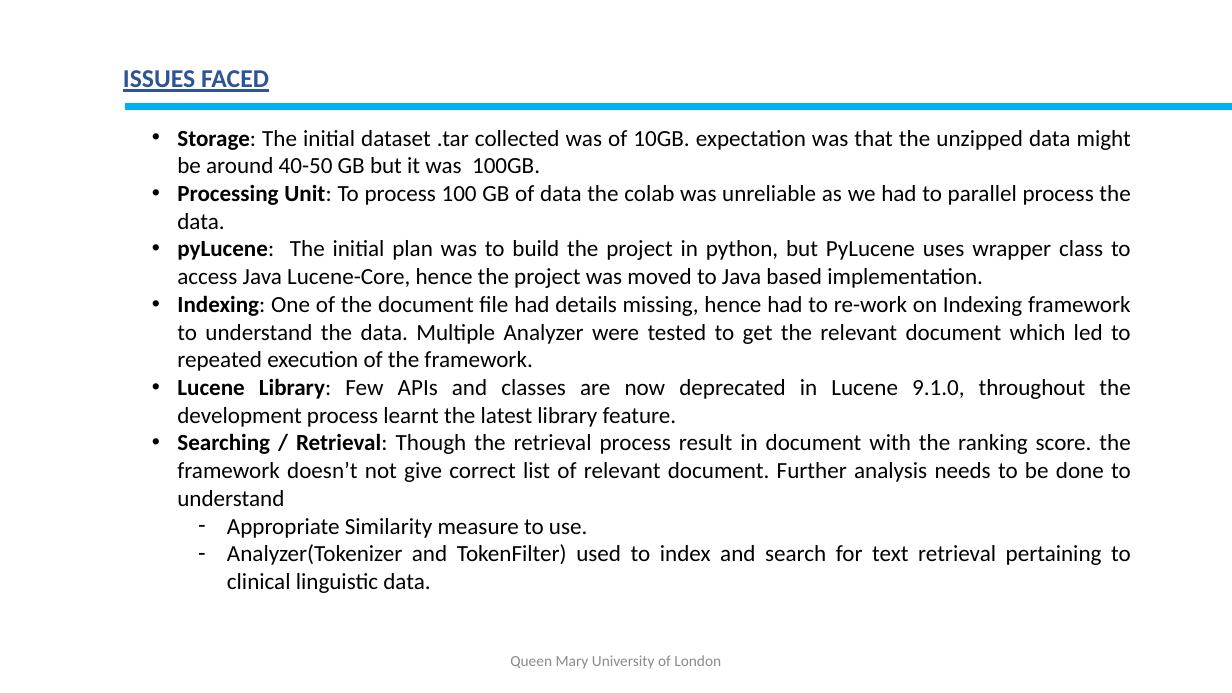
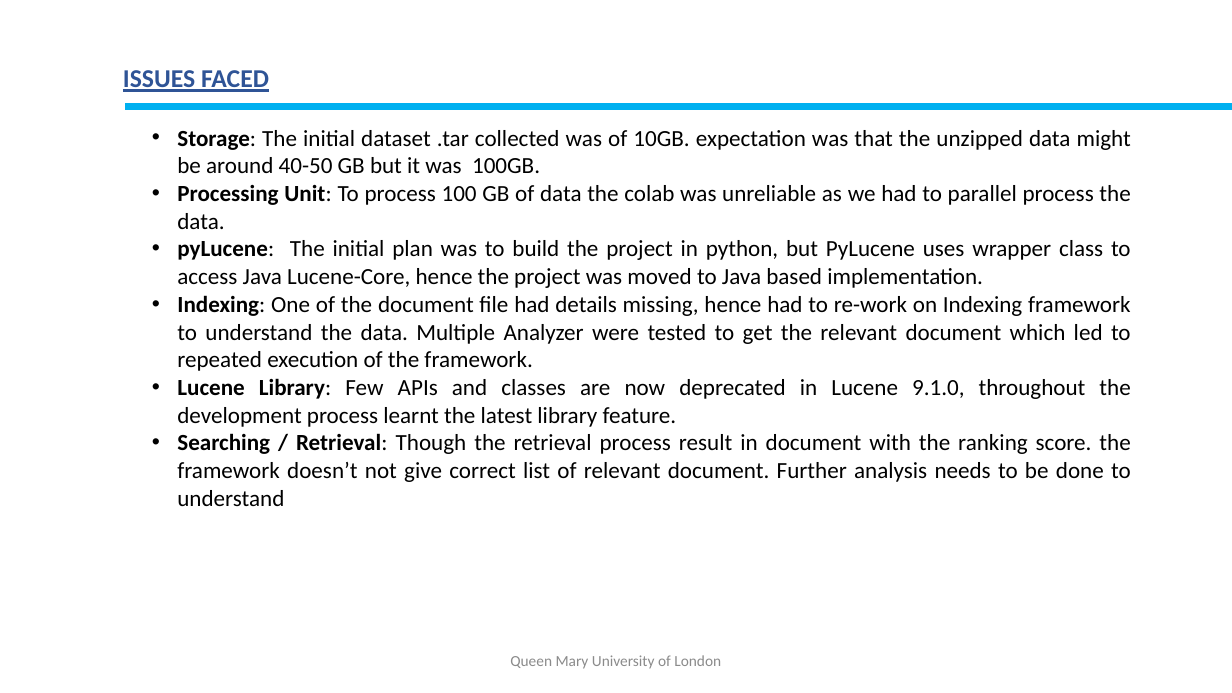
Before and after one commit to bineeta-maker/SearchEngineProject, a slide deck: slide 9 of data/Group51_Assg3_SearchEngineImpl.pptx. Drawn at 1232x693 pixels with LibreOffice and Linux fonts; fonts in the diff are those of the drawing. Boxes give left, top, right and bottom in pixels: in the first picture for what was removed or moved away, otherwise in the second. Text is boxed around its words. In the diff, an @@ line names an element or a change of style, - is before the commit and + after.

```diff
--- a/data/Group51_Assg3_SearchEngineImpl.pptx
+++ b/data/Group51_Assg3_SearchEngineImpl.pptx
@@ text at (227, 518, 1131, 593): paragraphs removed @@
-    – Appropriate Similarity measure to use.
-    – Analyzer(Tokenizer and TokenFilter) used to index and search for text retrieval pertaining to clinical linguistic data.
```
Also in this commit, not shown: 2 other slides changed, 1 slide added, 1 other file.
